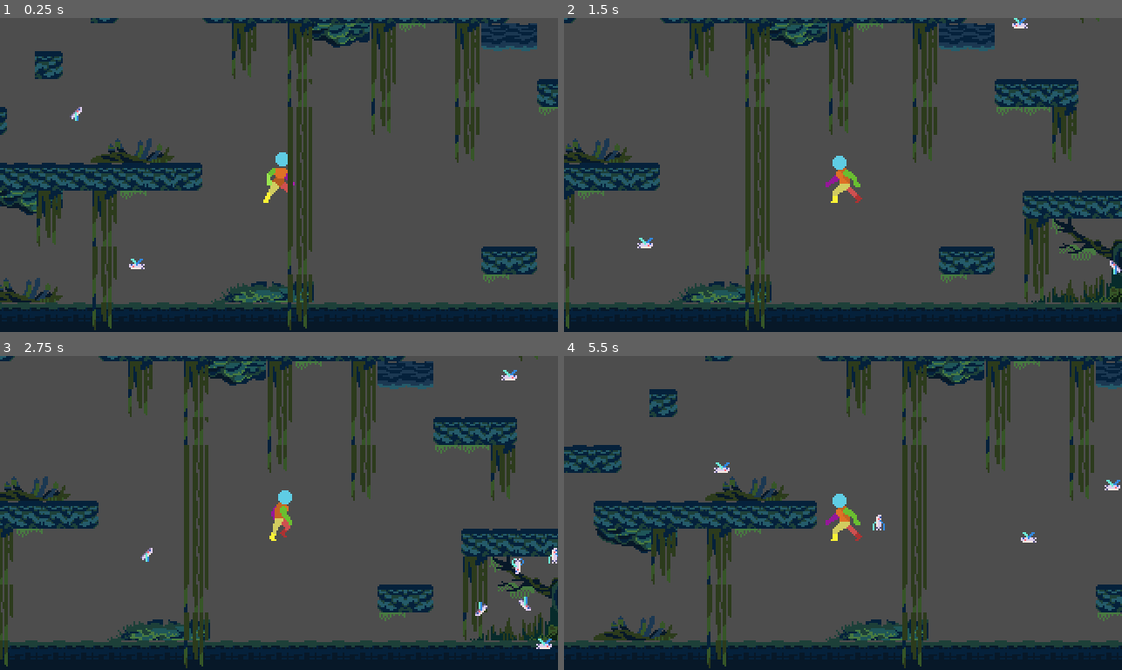
Above: before the commit, frames 1-4 (two rows, left to right).
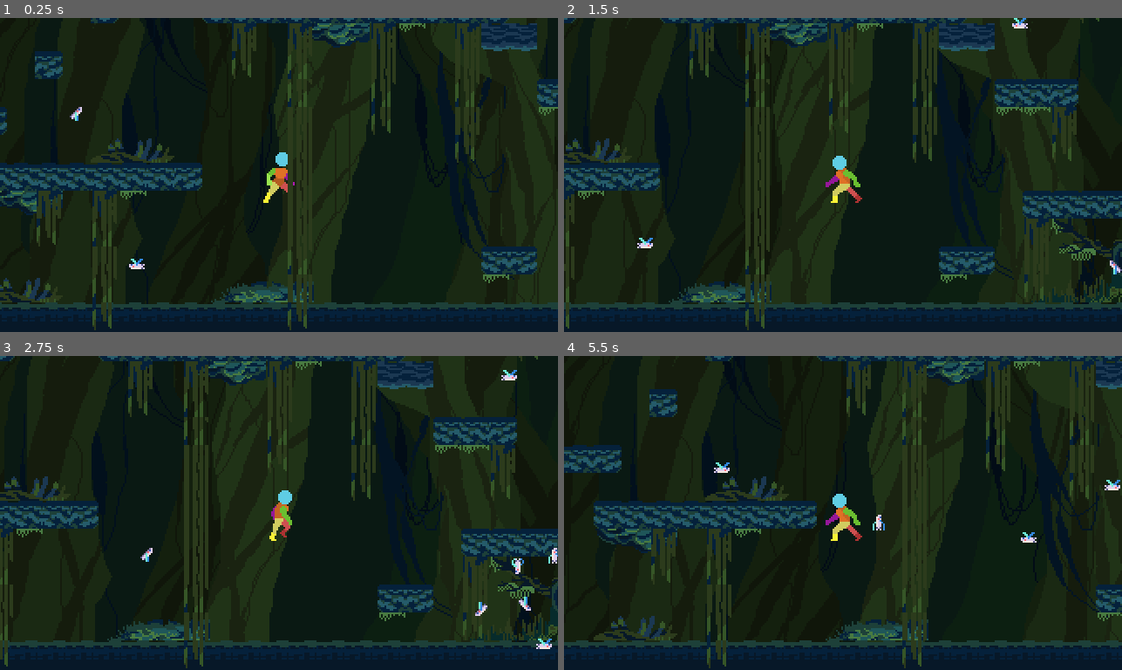
Above: after the commit, the same moments.

Repository: wickworks/jellyfishquarium
Game: Godot game, scene res://main.tscn
The game is run twice, just before and just after one commit, with the same random seed, the same clock (stepped at 60 frames per second) and the same inputs.
Inputs (mouse positions are in pixels of both pictures, inside the frame that each line leads up to):
- Up to frame 1 (0.25 s): no input
- Up to frame 2 (1.5 s): tap Enter (ui_accept) at 0.5, 0.77 s; move the mouse to (965, 159) at 0.52 s; hold D (Move right) 0.53-1.28 s; move the mouse to (731, 190) at 1.27 s; hold A (Move left) from 1.28 s (still down)
- Up to frame 3 (2.75 s): tap Enter (ui_accept) at 1.52 s; move the mouse to (334, 443) at 2.02 s; release A (Move left) at 2.03 s; hold D (Move right) from 2.03 s (still down)
- Up to frame 4 (5.5 s): move the mouse to (815, 575) at 2.77 s; tap Enter (ui_accept) at 3.02, 3.77, 4.52 s; move the mouse to (1010, 560) at 3.52 s; release D (Move right) at 3.53 s; hold A (Move left) from 3.53 s (still down); move the mouse to (675, 465) at 4.27 s; move the mouse to (870, 513) at 5.02 s

The runs differ from the first frame. In frame 1, 74% of the frame differs, in the area x 0-100%, y 0-92%; in frame 2, 73%; in frame 3, 73%; in frame 4, 74%.

Commit message:
sick viney backgrounds

Diff:
--- a/main.tscn
+++ b/main.tscn
@@ -1,12 +1,54 @@
-[gd_scene load_steps=5 format=4 uid="uid://3kgbntpjxrle"]
+[gd_scene load_steps=7 format=4 uid="uid://3kgbntpjxrle"]
 
 [ext_resource type="Script" path="res://main.gd" id="1_csyl4"]
 [ext_resource type="PackedScene" uid="uid://j84xxwwavnf2" path="res://entity/player.tscn" id="2_54jki"]
+[ext_resource type="Texture2D" uid="uid://7rb23l21bujj" path="res://assets/platformer_env/background3.png" id="2_i3i1g"]
 [ext_resource type="TileSet" uid="uid://btsul1rodpbea" path="res://assets/platformer_env/main_tileset.tres" id="3_df2rq"]
+[ext_resource type="Texture2D" uid="uid://b3pg7r35job74" path="res://assets/platformer_env/background2.png" id="3_uwpg4"]
 [ext_resource type="PackedScene" uid="uid://bxvd8usqdadrs" path="res://entity/fish.tscn" id="4_5wu0d"]
 
 [node name="Main" type="Node2D"]
 script = ExtResource("1_csyl4")
+
+[node name="Background" type="Node2D" parent="."]
+texture_filter = 1
+
+[node name="Parallax2D" type="Parallax2D" parent="Background"]
+scroll_scale = Vector2(0.1, 0.1)
+repeat_size = Vector2(800, 600)
+repeat_times = 4
+
+[node name="rocks" type="Sprite2D" parent="Background/Parallax2D"]
+texture = ExtResource("2_i3i1g")
+
+[node name="Parallax2D4" type="Parallax2D" parent="Background"]
+scroll_scale = Vector2(0.2, 0.2)
+scroll_offset = Vector2(-200, -100)
+repeat_size = Vector2(800, 600)
+repeat_times = 4
+
+[node name="seaweeddarker" type="Sprite2D" parent="Background/Parallax2D4"]
+modulate = Color(0.370365, 0.370364, 0.370364, 1)
+texture = ExtResource("3_uwpg4")
+
+[node name="Parallax2D3" type="Parallax2D" parent="Background"]
+scroll_scale = Vector2(0.3, 0.3)
+scroll_offset = Vector2(400, 200)
+repeat_size = Vector2(800, 600)
+repeat_times = 4
+
+[node name="seaweeddark" type="Sprite2D" parent="Background/Parallax2D3"]
+modulate = Color(0.479834, 0.479834, 0.479834, 1)
+texture = ExtResource("3_uwpg4")
+
+[node name="Parallax2D2" type="Parallax2D" parent="Background"]
+scroll_scale = Vector2(0.6, 0.6)
+repeat_size = Vector2(800, 600)
+repeat_times = 4
+
+[node name="seaweed" type="Sprite2D" parent="Background/Parallax2D2"]
+modulate = Color(0.597176, 0.597176, 0.597176, 1)
+texture = ExtResource("3_uwpg4")
 
 [node name="Player" parent="." instance=ExtResource("2_54jki")]
 position = Vector2(220, 71)
--- a/project.godot
+++ b/project.godot
@@ -51,5 +51,6 @@
 [rendering]
 
 textures/canvas_textures/default_texture_filter=0
+environment/defaults/default_clear_color=Color(0.039, 0.1, 0.0756, 1)
 2d/snap/snap_2d_transforms_to_pixel=true
 2d/snap/snap_2d_vertices_to_pixel=true
Binary file added: assets/platformer_env/background2.png
Not shown, added: assets/platformer_env/background2.png.import
Binary file added: assets/platformer_env/background3.png
Not shown, added: assets/platformer_env/background3.png.import
Binary file added: assets/platformer_env/palette.aseprite
